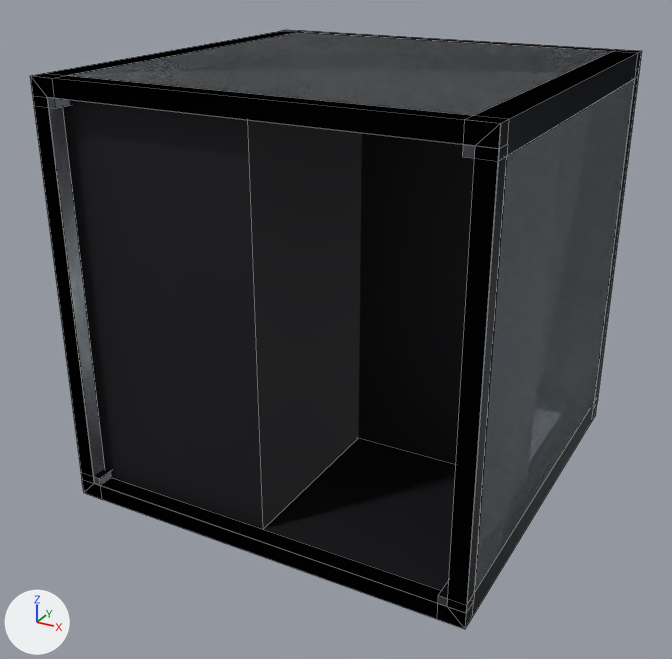
What one commit did to the Blender file Blender/ItemConduit.blend.
Camera for both pictures: a 50 mm lens placed at (0.489, -0.95, 0.394), pointed at (-0.012, -0.039, -0.062). Arrows for +X, +Y and +Z are at lower left; the lights stay in place. The picture after the commit comes second. Mesh edges are drawn as thin lines.

The older version as bpy lines, for what is in view:
```python
me_corner = bpy.data.meshes.new('Corner')
me_corner.from_pydata(...)  # 24 vertices, 22 faces; spans x -0.25..0.25, y -0.25..0.25, z -0.25..0.25
# faces by material slot: [12, 10]
me_corner.materials.append(mat_fuelpackmetal)  # grey #6f7379
me_corner.materials.append(mat_fuelpackdark)  # dark grey #303035
me_straight = bpy.data.meshes.new('Straight')
me_straight.from_pydata(...)  # 104 vertices, 96 faces; spans x -0.25..0.25, y -0.25..0.25, z -0.25..0.25
# faces by material slot: [72, 24]
me_straight.materials.append(mat_fuelpackmetal)  # grey #6f7379
me_straight.materials.append(mat_itemconduitglass)  # blue #cbedff
ob_corner = bpy.data.objects.new('Corner', me_corner)
ob_corner.location = (0.0, 0.0, 0.0)
ob_straight = bpy.data.objects.new('Straight', me_straight)
ob_straight.location = (0.0, 0.0, 0.0)
```
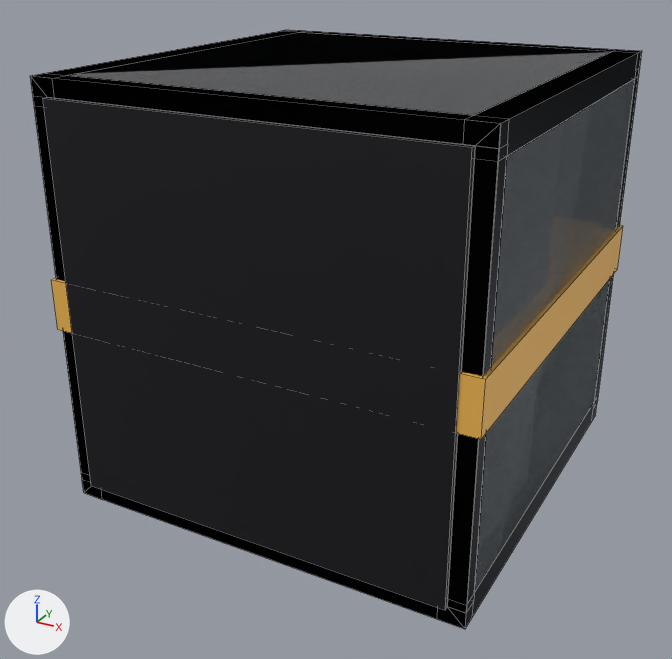
Pixel boxes (x1, y1, x2, y2) of what changed, in the pictures (672 x 659 px):
'JunctionMouth', added: after (43, 98, 475, 610)
'Junction', added: after (30, 30, 640, 629)
    faces in mat_fuelpackmetal (grey #6f7379): (30, 30, 640, 629)
    faces in mat_componentitem (orange #ffc459): (51, 225, 623, 439)

The edits, one by one:
Material 'ComponentItem' (mat_componentitem) is new.
Its base color is (1.0, 0.55, 0.1) (orange #ffc459).
Its metallic is 0.2.
Its roughness is 0.4.
Mesh me_junctionmouth is new.
It is a box spanning x -0.23..0.23, y -0.256..-0.249, z -0.23..0.23.
It uses material mat_fuelpackdark (dark grey #303035).
Mesh me_junction is new.
It consists of a box spanning x -0.25..0.25, y -0.25..0.25, z -0.25..0.25, material slot 0; a box spanning x -0.254..0.254, y -0.254..0.254, z -0.03..0.03, material slot 1.
It uses material mat_fuelpackmetal (grey #6f7379).
It uses material mat_componentitem (orange #ffc459).
Object 'JunctionMouth' (ob_junctionmouth) is new; it shows me_junctionmouth.
Its location is (0.0, 0.0, 0.0).
Object 'Junction' (ob_junction) is new; it shows me_junction.
Its location is (0.0, 0.0, 0.0).
